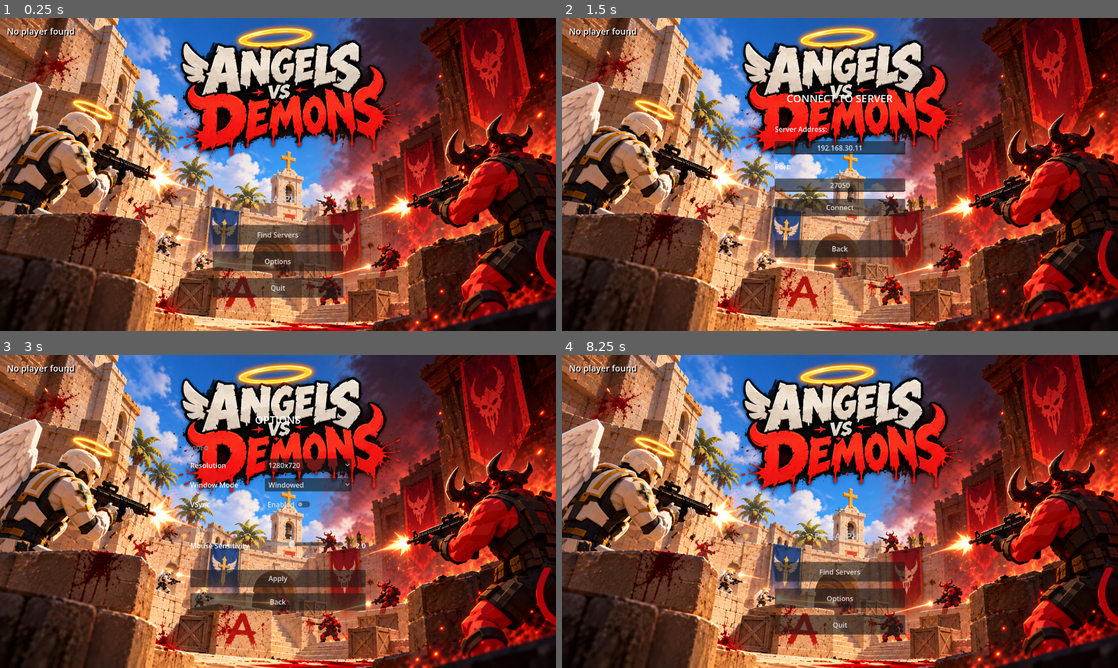
Above: before the commit, frames 1-4 (two rows, left to right).
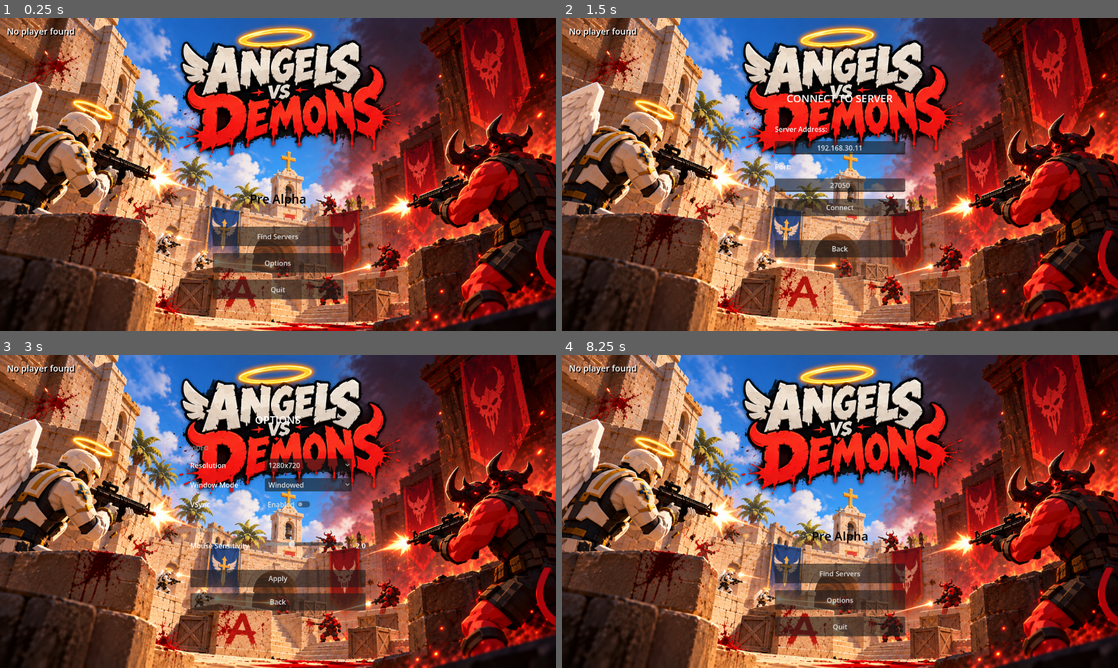
Above: after the commit, the same moments.

Repository: gotospaceplace/angels_and_demons
Game: Godot game, scene res://shared/scenes/entry_point.tscn
The game is run twice, just before and just after one commit, with the same random seed, the same clock (stepped at 60 frames per second) and the same inputs.
Inputs (mouse positions are in pixels of both pictures, inside the frame that each line leads up to):
- Up to frame 1 (0.25 s): no input
- Up to frame 2 (1.5 s): tap Enter at 0.5 s; move the mouse to (962, 158) at 0.52 s; hold D (move_right) 0.53-1.25 s; hold Ctrl (duck) 0.53-1.25 s; click (962, 158) at 0.67 s; tap Space (jump) at 0.77 s; click "Find Servers" at 1.25 s
- Up to frame 3 (3 s): click "Back" at 2 s; click "Options" at 2.75 s
- Up to frame 4 (8.25 s): click "1280x720" at 3.5 s; click "Windowed" at 4.25 s; click "1024x576" at 5 s; click "Enabled" at 5.75 s; click "1600x900" at 6.5 s; click "Apply" at 7.25 s; click "Back" at 8 s

The runs differ from the first frame. In frame 1, 1.1% of the frame differs, in the area x 38-62%, y 56-90%; in frame 2, nothing differs; in frame 3, nothing differs; in frame 4, 1.2%.

Commit message:
Style Pre Alpha label: black text, larger 28pt font
Co-Authored-By: Claude Opus 4.6 <noreply@anthropic.com>

Diff:
--- a/client/scenes/main_menu.tscn
+++ b/client/scenes/main_menu.tscn
@@ -37,9 +37,9 @@
 
 [node name="Subtitle" type="Label" parent="MenuPanel/VBox"]
 layout_mode = 2
-theme_override_font_sizes/font_size = 22
-theme_override_colors/font_color = Color(0.8, 0.8, 0.8, 1)
-text = "PRE-ALPHA"
+theme_override_font_sizes/font_size = 28
+theme_override_colors/font_color = Color(0, 0, 0, 1)
+text = "Pre Alpha"
 horizontal_alignment = 1
 
 [node name="Spacer" type="Control" parent="MenuPanel/VBox"]
